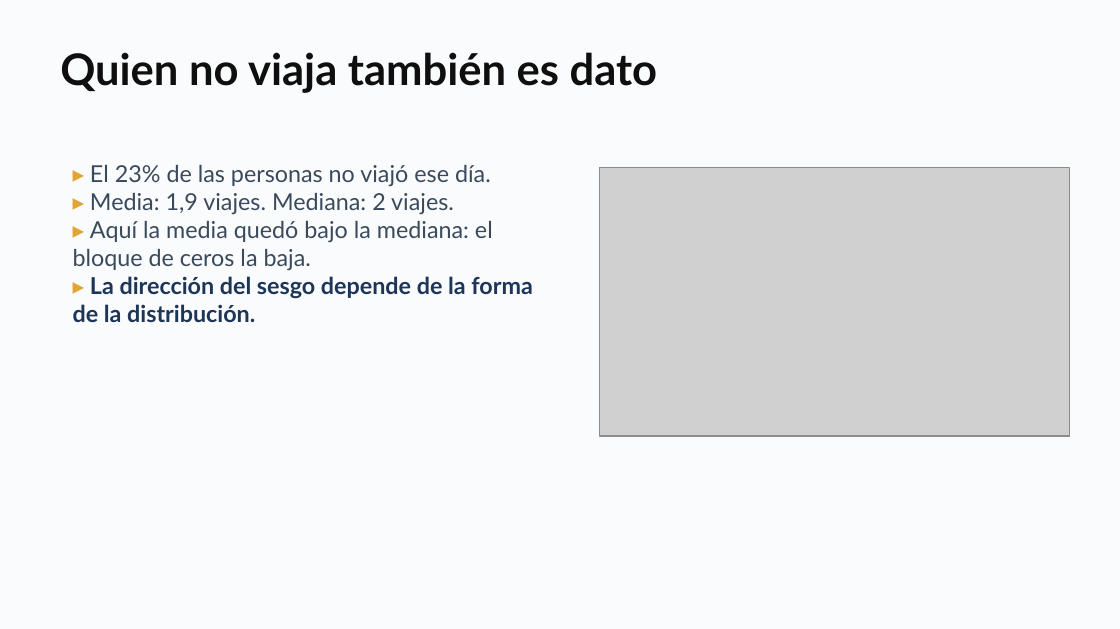
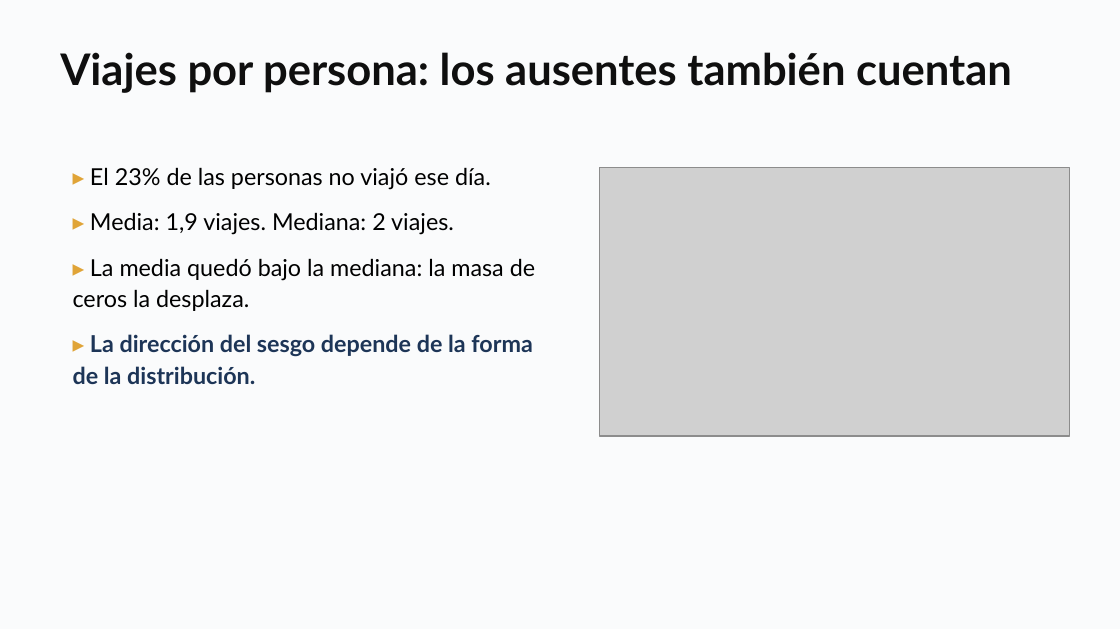
Before and after one commit to daniopitz/cienciadatos, a slide deck: slide 19 of presentaciones/clase02_pandas_eda.pptx (slide 13 before the commit). Drawn at 1120x629 pixels with LibreOffice and Linux fonts; fonts in the diff are those of the drawing; grey boxes stand for pictures. Boxes give left, top, right and bottom in pixels: in the first picture for what was removed or moved away, otherwise in the second. Text is boxed around its words. In the diff, an @@ line names an element or a change of style, - is before the commit and + after.

```diff
--- a/presentaciones/clase02_pandas_eda.pptx
+++ b/presentaciones/clase02_pandas_eda.pptx
@@ text at [60,52,1012,93]: text changed @@
-Quien no viaja también es dato
+Viajes por persona: los ausentes también cuentan
@@ text at [73,167,532,384]: text colour #3A4A5C to #000000 in "El 23% de las personas no viajó ...", "Media: 1,9 viajes. Mediana: 2 viajes."; line spacing 1 to 1.12; more space between paragraphs @@
@@ text at [73,258,535,311]: text changed; text colour #3A4A5C to #000000 @@
-▸ Aquí la media quedó bajo la mediana: el bloque de ceros la baja.
+▸ La media quedó bajo la mediana: la masa de ceros la desplaza.
```
Also in this commit, not shown: 21 other slides changed, 6 slides added, 4 slides removed, 2 other files.
